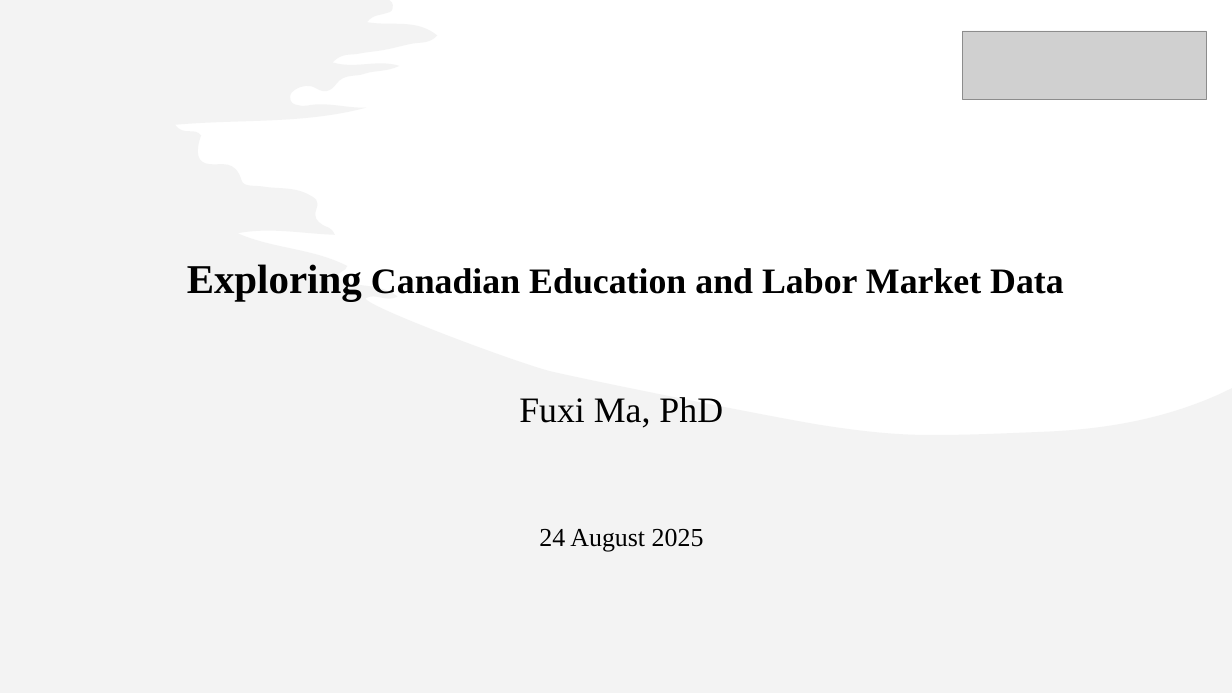
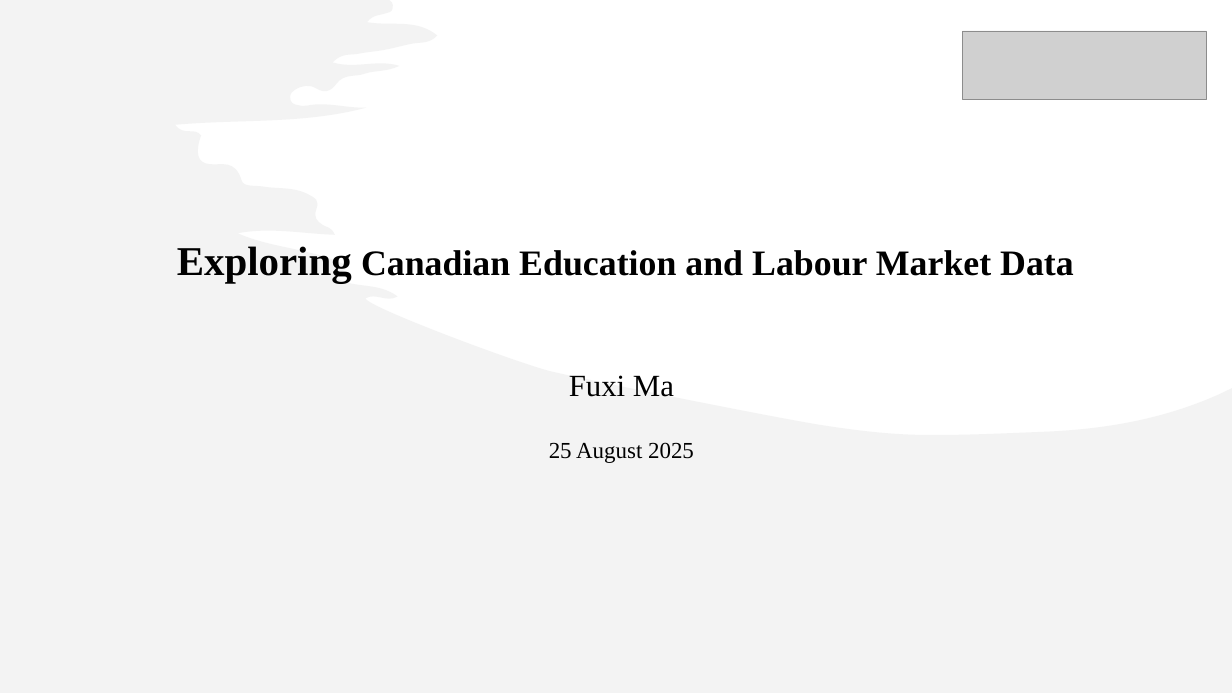
Before and after one commit to fuxima/Dal, a slide deck: slide 1 of NGS_ppt.pptx. Drawn at 1232x693 pixels with LibreOffice and Linux fonts; fonts in the diff are those of the drawing; grey boxes stand for pictures. Boxes give left, top, right and bottom in pixels: in the first picture for what was removed or moved away, otherwise in the second. Text is boxed around its words. In the diff, an @@ line names an element or a change of style, - is before the commit and + after.

```diff
--- a/NGS_ppt.pptx
+++ b/NGS_ppt.pptx
@@ text at box(177, 246, 1074, 463): text changed @@
-Exploring Canadian Education and Labor Market Data
-Fuxi Ma, PhD
-24 August 2025
+Exploring Canadian Education and Labour Market Data
+Fuxi Ma
+25 August 2025
```
Also in this commit, not shown: 12 other slides changed, 1 slide added, 1 other file.
